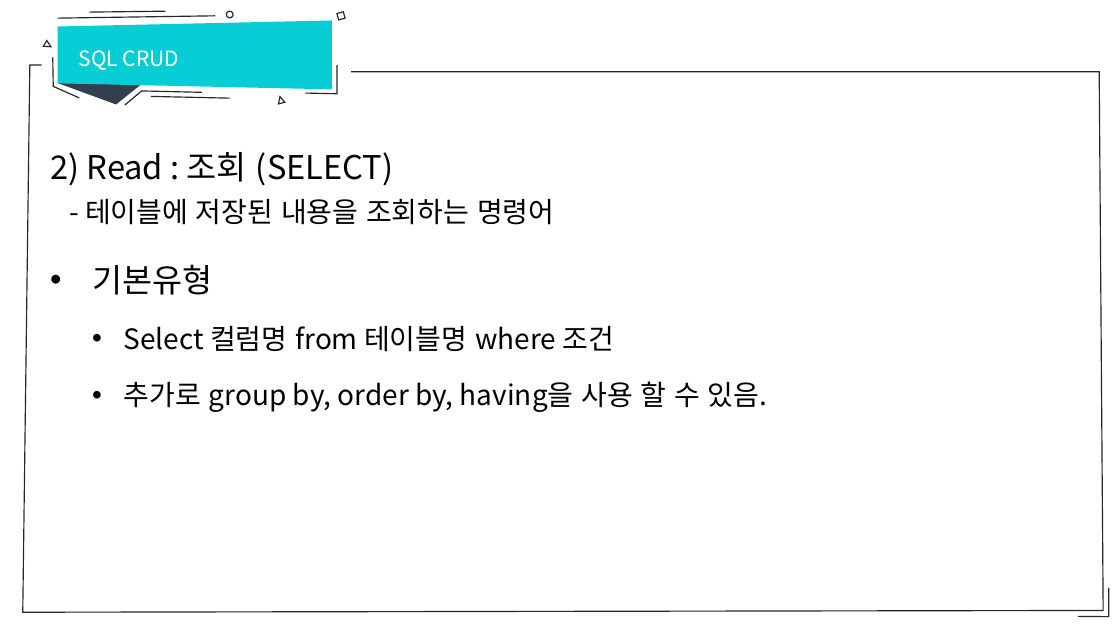
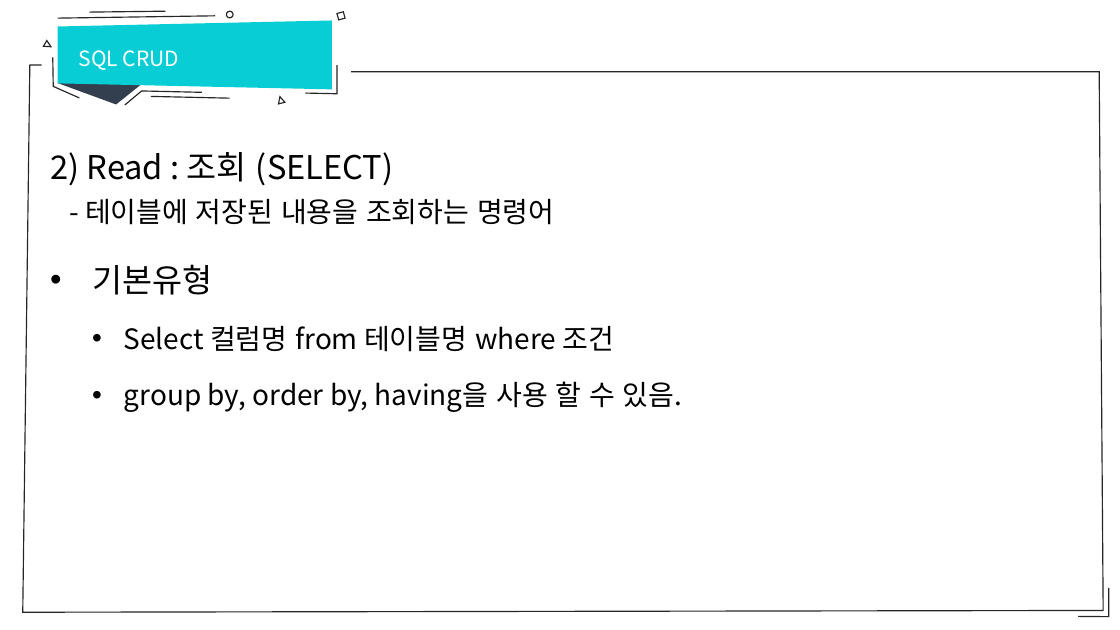
Before and after one commit to sumn-2020/lecture, a slide deck: slide 7 of database/7강 SQL CRUD.pptx. Drawn at 1120x630 pixels with LibreOffice and Linux fonts; fonts in the diff are those of the drawing. Boxes give left, top, right and bottom in pixels: in the first picture for what was removed or moved away, otherwise in the second. Text is boxed around its words. In the diff, an @@ line names an element or a change of style, - is before the commit and + after.

```diff
--- a/database/7강 SQL CRUD.pptx
+++ b/database/7강 SQL CRUD.pptx
@@ text at [124, 381, 682, 412]: text changed @@
-  • 추가로 group by, order by, having을 사용 할 수 있음.
+  • group by, order by, having을 사용 할 수 있음.
```
Also in this commit, not shown: 2 other slides changed, 1 slide added, 2 other files.
